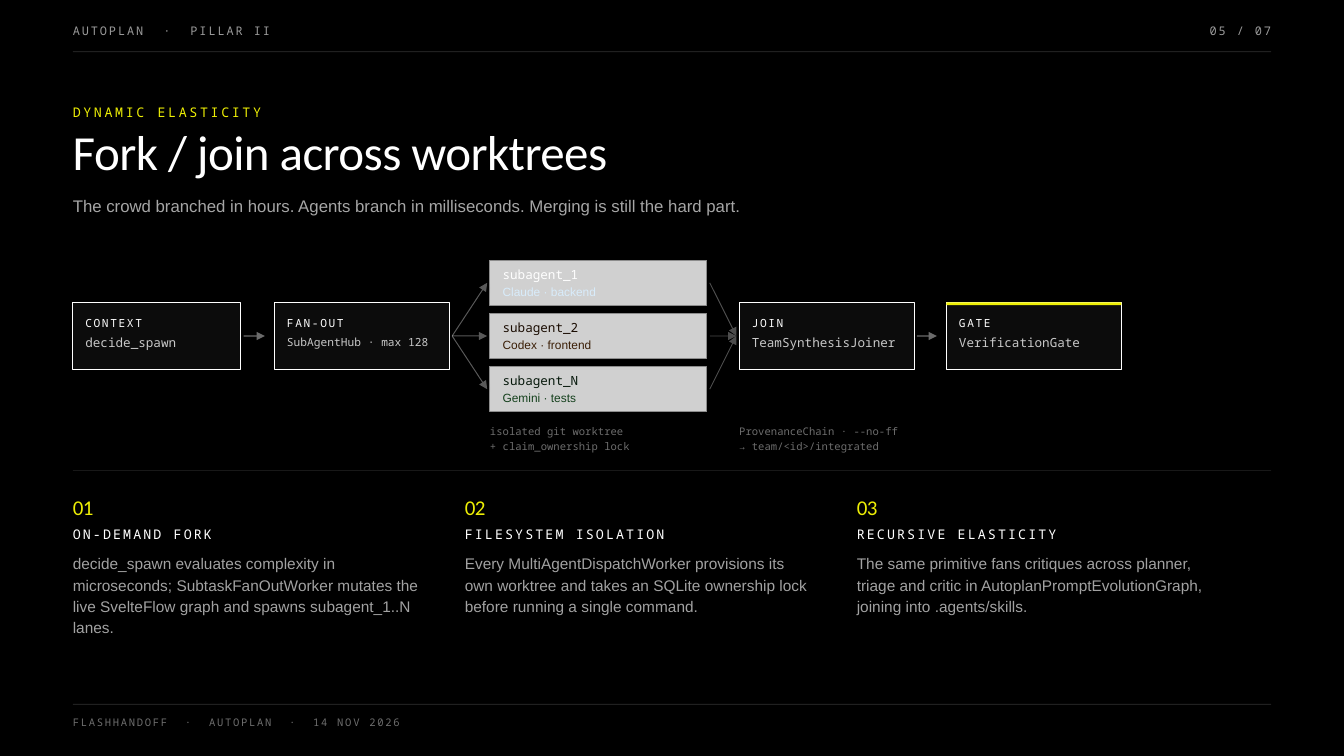
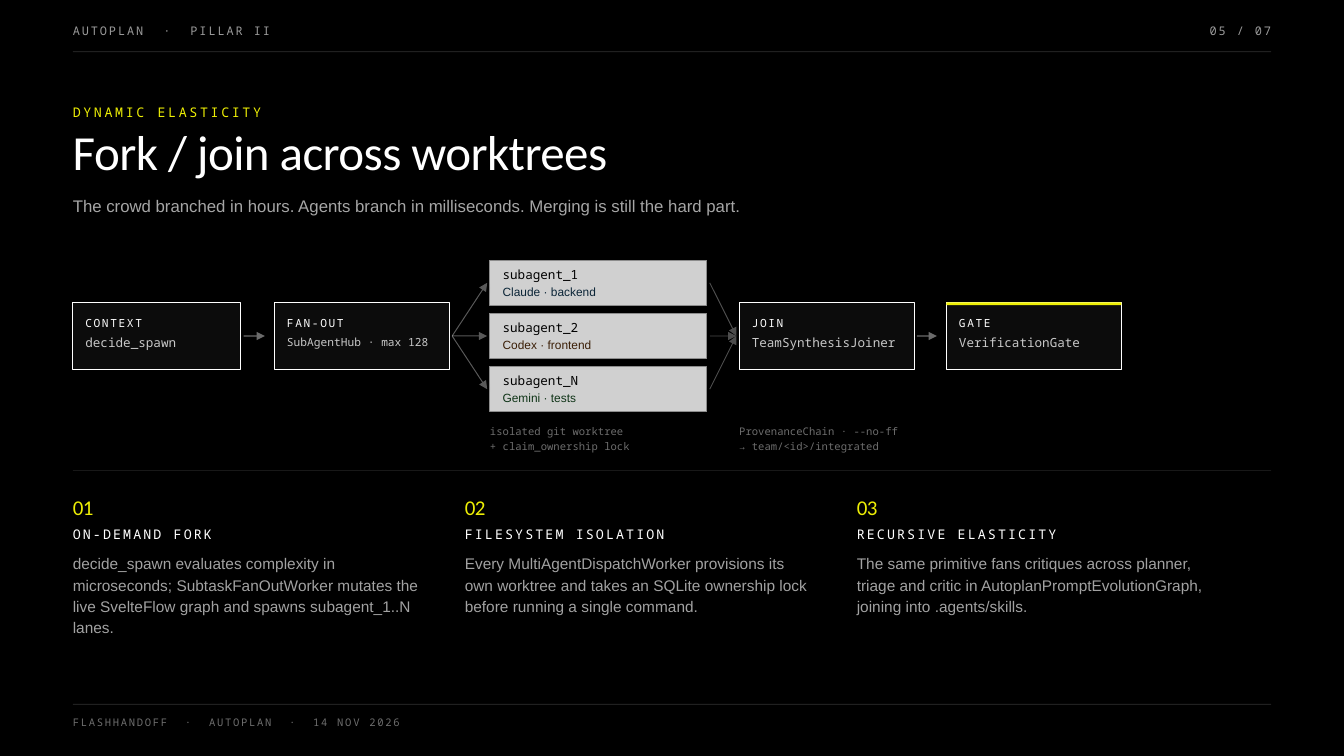
Before and after one commit to maceip/autoplan, a slide deck: slide 5 of preso/_build/FlashHandoff.pptx. Drawn at 1344x756 pixels with LibreOffice and Linux fonts; fonts in the diff are those of the drawing; grey boxes stand for pictures. Boxes give left, top, right and bottom in pixels: in the first picture for what was removed or moved away, otherwise in the second. Text is boxed around its words. In the diff, an @@ line names an element or a change of style, - is before the commit and + after.

```diff
--- a/preso/_build/FlashHandoff.pptx
+++ b/preso/_build/FlashHandoff.pptx
@@ text "subagent_1" at bbox=[503, 269, 579, 282]: text colour #FFFFFF to #000000 @@
@@ text added at bbox=[503, 287, 596, 296], 8.5 pt, text #0A2436 @@
+Claude · backend
@@ text "subagent_2" at bbox=[503, 322, 579, 335]: text colour #1A0C02 to #000000 @@
@@ text "subagent_N" at bbox=[503, 375, 579, 388]: text colour #06180B to #000000 @@
```
Also in this commit, not shown: 3 other slides changed, 35 other files.
